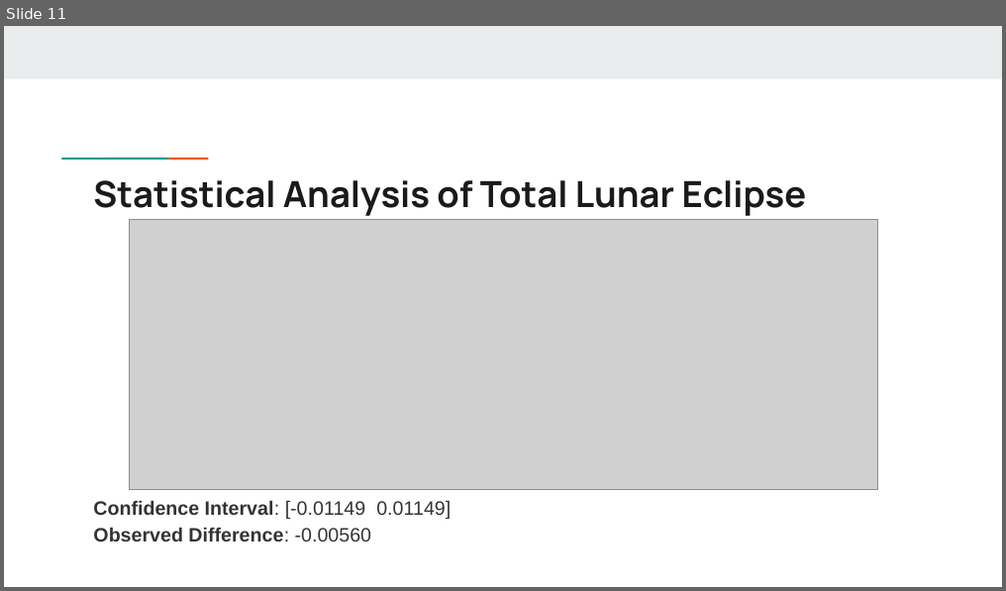
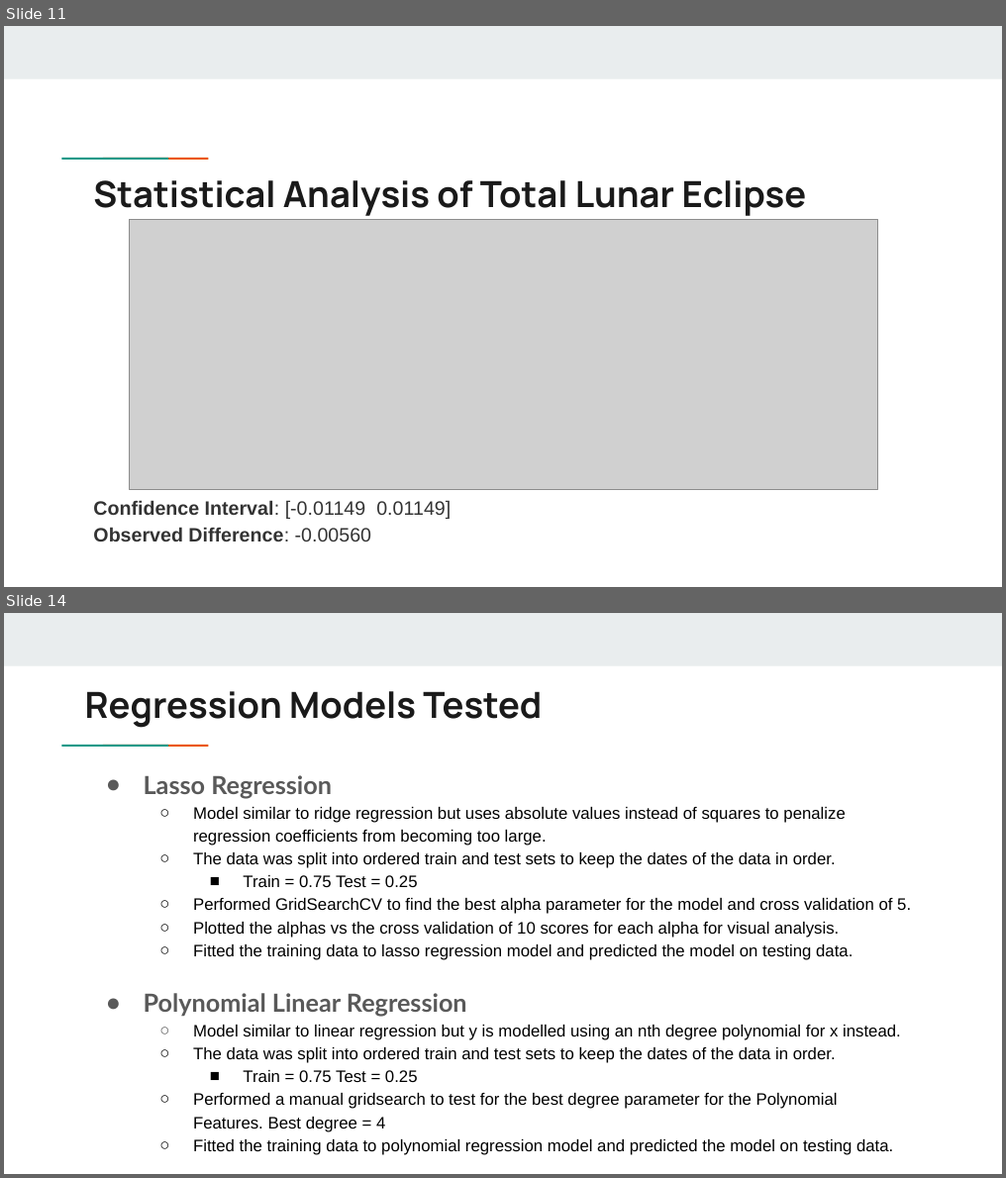
Before and after one commit to rachelraikar/Capstone1-Eclipses, a slide deck: Solar and Lunar Eclipse Milestone Report.pptx. Shown one above the other, each under a label of ours: slide 11 before the commit, slides 11 and 14 after it; the slides between them are not shown. The pictures are 1006x591 and 1006x1178 pixels, drawn with LibreOffice and Linux fonts; fonts in the diff are those of the drawing; grey boxes stand for pictures. Boxes give left, top, right and bottom in pixels: in the first picture for what was removed or moved away, otherwise in the second. Text is boxed around its words. In the diff, an @@ line names an element or a change of style, - is before the commit and + after.

```diff
--- a/Solar and Lunar Eclipse Milestone Report.pptx
+++ b/Solar and Lunar Eclipse Milestone Report.pptx
@@ slide 14 added at box(4, 613, 1002, 1174), background #FFFFFF; not listed: 3 template elements that a slide beside it also shows @@
@@ title added at box(85, 691, 542, 728), 26 pt, text #1A1A1A, bold @@
+Regression Models Tested
@@ text added at box(144, 775, 911, 1156), 12 pt, text #000000 @@
+● Lasso Regression
+  ○ Model similar to ridge regression but uses absolute values instead of squares to penalize regression coefficients from becoming too large.
+  ○ The data was split into ordered train and test sets to keep the dates of the data in order.
+    ■ Train = 0.75 Test = 0.25
+  ○ Performed GridSearchCV to find the best alpha parameter for the model and cross validation of 5.
+  ○ Plotted the alphas vs the cross validation of 10 scores for each alpha for visual analysis.
+  ○ Fitted the training data to lasso regression model and predicted the model on testing data.
+● Polynomial Linear Regression
+  ○ Model similar to linear regression but y is modelled using an nth degree polynomial for x instead.
+  ○ The data was split into ordered train and test sets to keep the dates of the data in order.
+    ■ Train = 0.75 Test = 0.25
+  ○ Performed a manual gridsearch to test for the best degree parameter for the Polynomial Features. Best degree = 4
+  ○ Fitted the training data to polynomial regression model and predicted the model on testing data.
```
Also in this commit, not shown: 1 slide changed, 5 other slides added, 1 other file.
